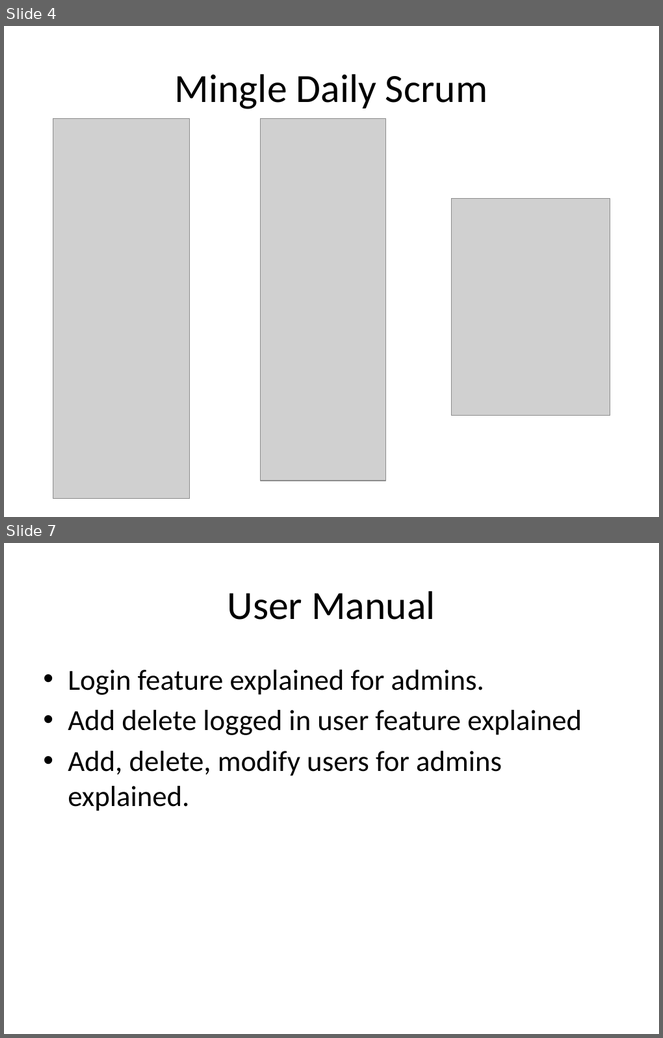
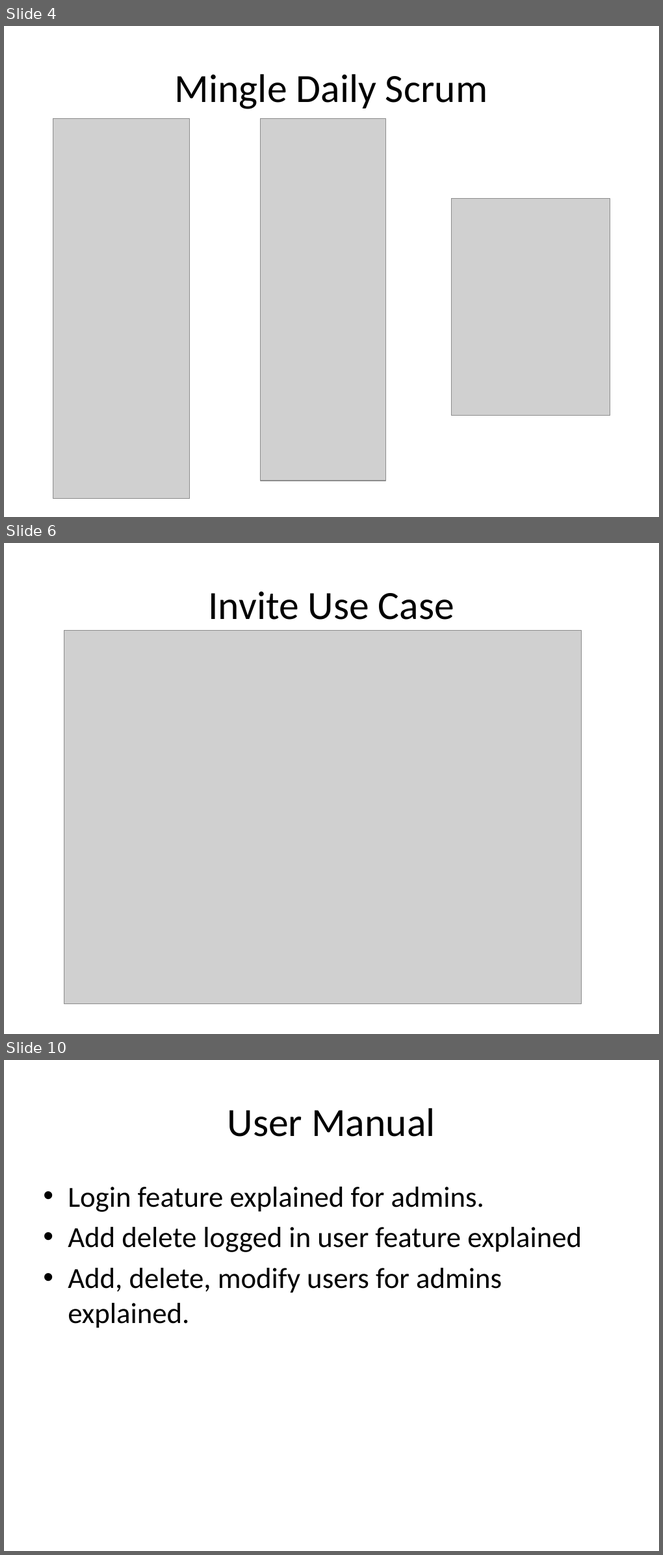
Before and after one commit to FIU-SCIS-Senior-Project-2015-Spring/Designer-Drugs-Database-App, a slide deck: Presentation Slides/Presentation 3.pptx. Shown one above the other, each under a label of ours: slides 4 and 7 before the commit, slides 4, 6 and 10 after it; the slides between them are not shown. The pictures are 663x1038 and 663x1555 pixels, drawn with LibreOffice and Linux fonts; fonts in the diff are those of the drawing; grey boxes stand for pictures. Boxes give left, top, right and bottom in pixels: in the first picture for what was removed or moved away, otherwise in the second. Text is boxed around its words. In the diff, an @@ line names an element or a change of style, - is before the commit and + after.

```diff
--- a/Presentation Slides/Presentation 3.pptx
+++ b/Presentation Slides/Presentation 3.pptx
@@ slide 6 added at (4, 543, 659, 1034), background #FFFFFF @@
@@ title added at (209, 591, 454, 620), 44 pt, text #000000 @@
+Invite Use Case
@@ picture added at (64, 630, 582, 1005) @@
@@ what was slide 7 is now slide 10 @@
```
Also in this commit, not shown: 4 slides changed, 2 other slides added, 57 other files.
